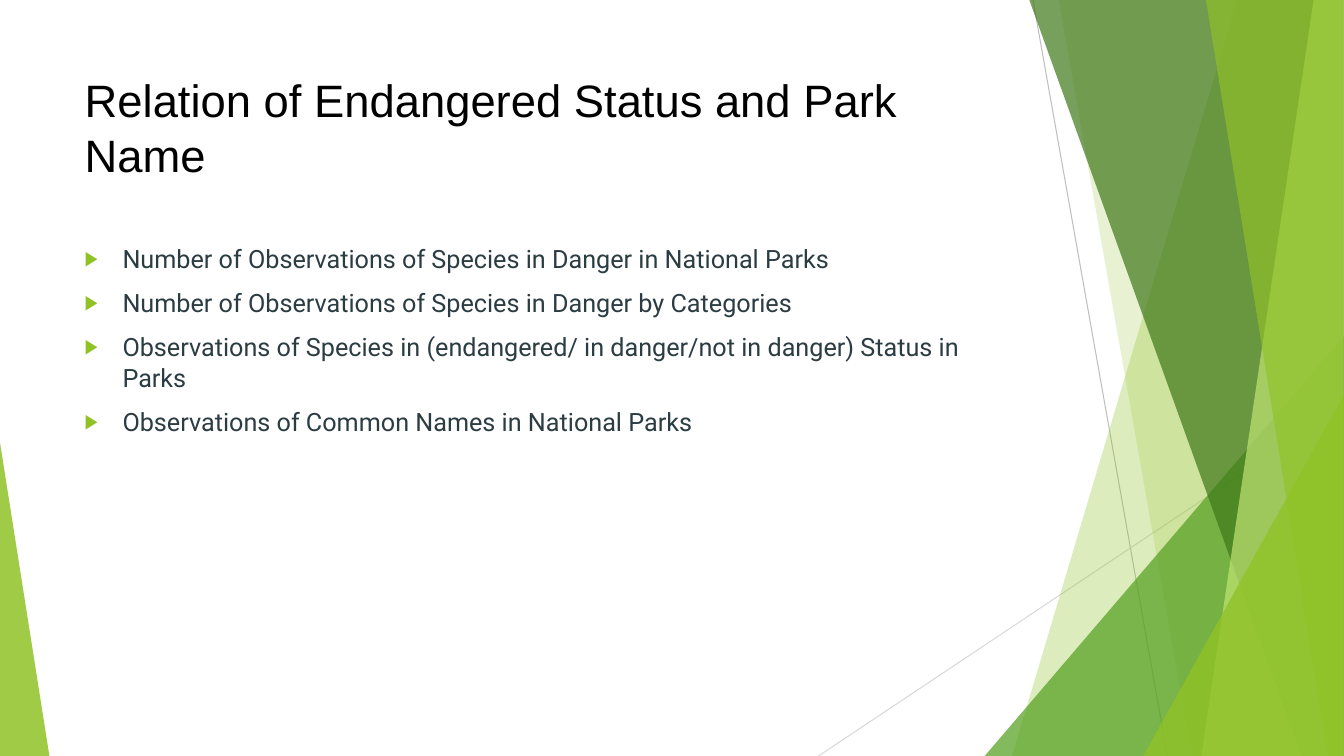
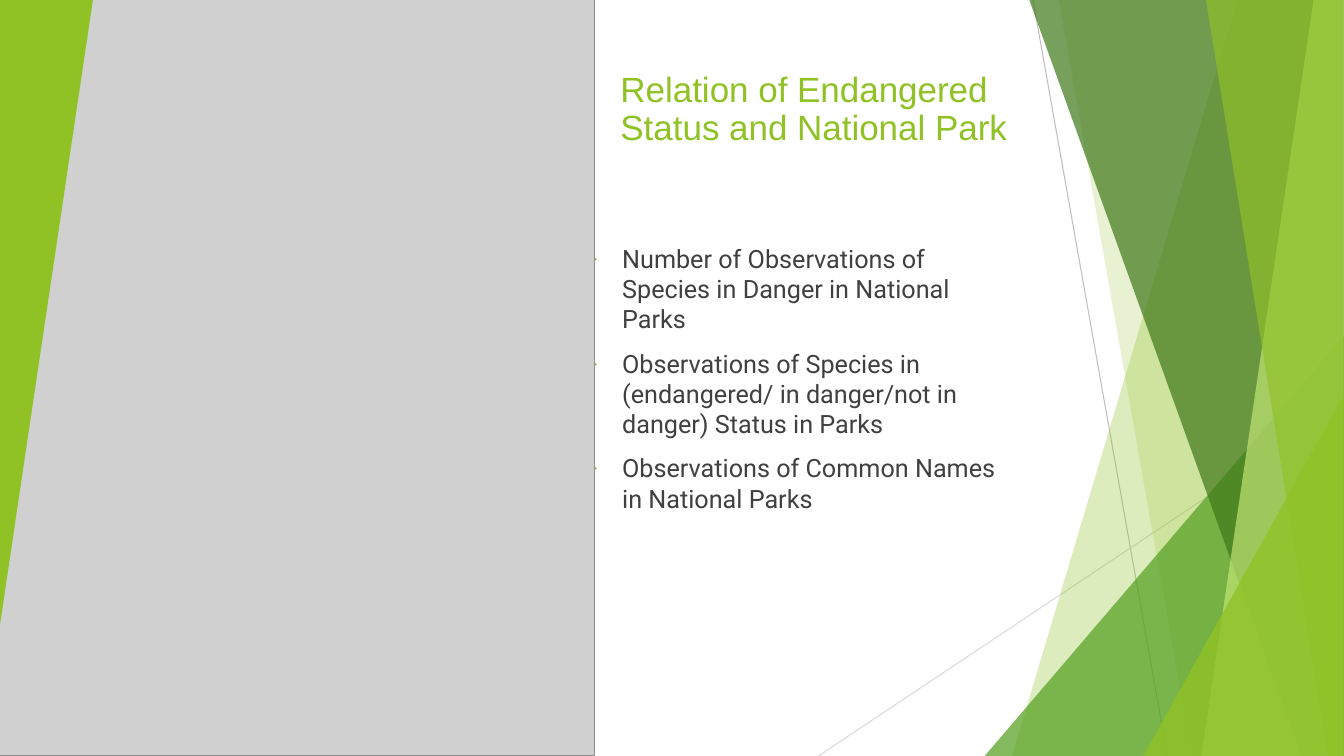
Before and after one commit to kgveronka/biodiversity, a slide deck: slide 15 of Biodiversity in National Parks.pptx (slide 14 before the commit). Drawn at 1344x756 pixels with LibreOffice and Linux fonts; fonts in the diff are those of the drawing; grey boxes stand for pictures. Boxes give left, top, right and bottom in pixels: in the first picture for what was removed or moved away, otherwise in the second. Text is boxed around its words. In the diff, an @@ line names an element or a change of style, - is before the commit and + after.

Commit message:
Update Biodiversity in National Parks.pptx
update slides

```diff
--- a/Biodiversity in National Parks.pptx
+++ b/Biodiversity in National Parks.pptx
@@ picture added at (x1=0, y1=0, x2=595, y2=756) @@
@@ triangle added at (x1=0, y1=0, x2=93, y2=625), fill #90C226 @@
@@ title at (x1=620, y1=76, x2=1007, y2=141): text changed; size 32.4 to 25 pt; text colour #000000 to #90C226 @@
-Relation of Endangered Status and Park Name
+Relation of Endangered Status and National Park
@@ text "Number of Observations of Species ..." moved from (x1=123, y1=249, x2=959, y2=432) to (x1=622, y1=249, x2=995, y2=509) @@
@@ text "Number of Observations of Species ..." at (x1=622, y1=249, x2=995, y2=509): text colour #2C3C43 to #404040 @@
@@ text at (x1=123, y1=293, x2=792, y2=318): paragraph removed @@
-▶ Number of Observations of Species in Danger by Categories
```
Also in this commit, not shown: 13 other slides changed, 7 slides added, 4 slides removed.
